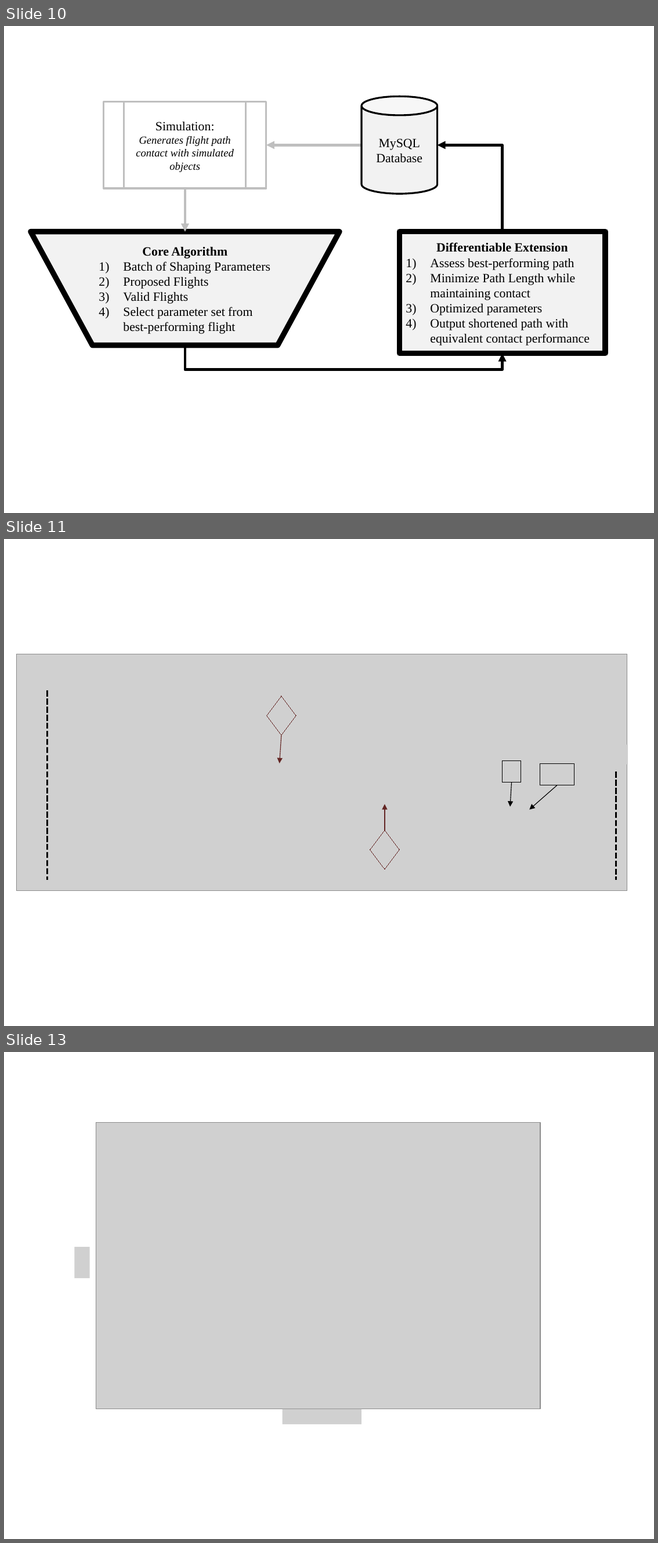
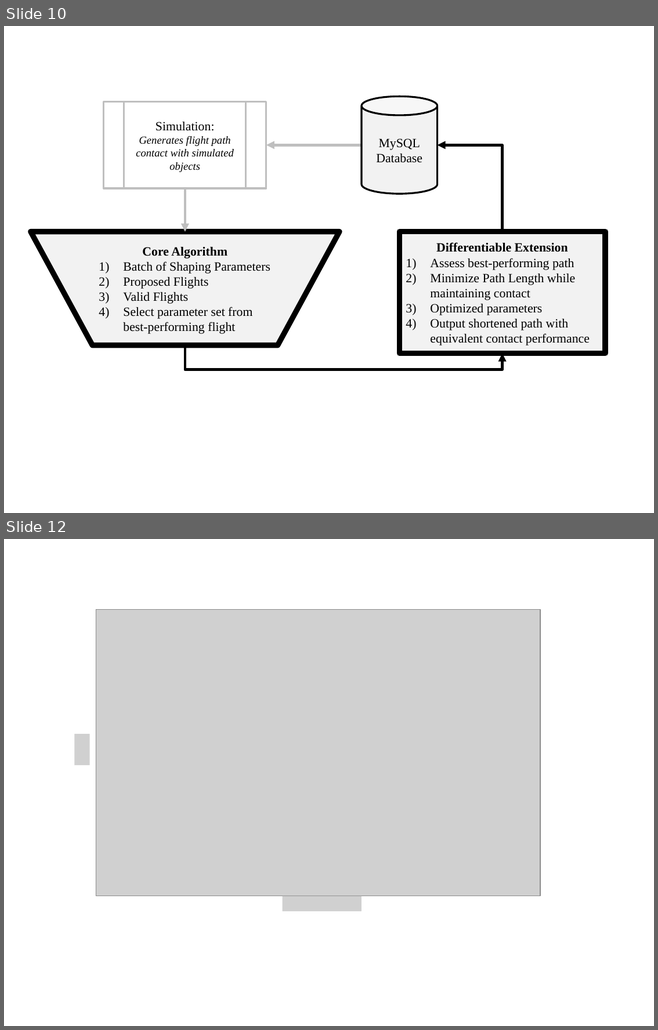
Before and after one commit to Leonardo767/aiaa2019-publication, a slide deck: docs/paper/figs/Diagrams.pptx. Shown one above the other, each under a label of ours: slides 10, 11 and 13 before the commit, slides 10 and 12 after it; the slides between them are not shown. The pictures are 658x1543 and 658x1030 pixels, drawn with LibreOffice and Linux fonts; fonts in the diff are those of the drawing; grey boxes stand for pictures. Boxes give left, top, right and bottom in pixels: in the first picture for what was removed or moved away, otherwise in the second. Text is boxed around its words. In the diff, an @@ line names an element or a change of style, - is before the commit and + after.

```diff
--- a/docs/paper/figs/Diagrams.pptx
+++ b/docs/paper/figs/Diagrams.pptx
@@ slide 11 removed at [4,539,654,1026], background #FFFFFF @@
@@ picture removed at [17,654,627,891] @@
@@ picture removed at [37,664,59,683] @@
@@ line removed from (48, 690) to (48, 880) @@
@@ picture removed at [266,696,296,735] @@
@@ arrow removed from (281, 735) to (280, 763) @@
@@ picture removed at [607,745,627,765] @@
@@ picture removed at [502,761,520,783] @@
@@ picture removed at [540,764,574,785] @@
@@ arrow removed from (511, 782) to (510, 806) @@
@@ line removed from (616, 772) to (616, 880) @@
@@ arrow removed from (557, 785) to (529, 810) @@
@@ arrow removed from (384, 830) to (384, 804) @@
@@ picture removed at [370,830,399,869] @@
@@ what was slide 13 is now slide 12 @@
```
Also in this commit, not shown: 1 slide added, 1 other slide removed, 1 other file.
